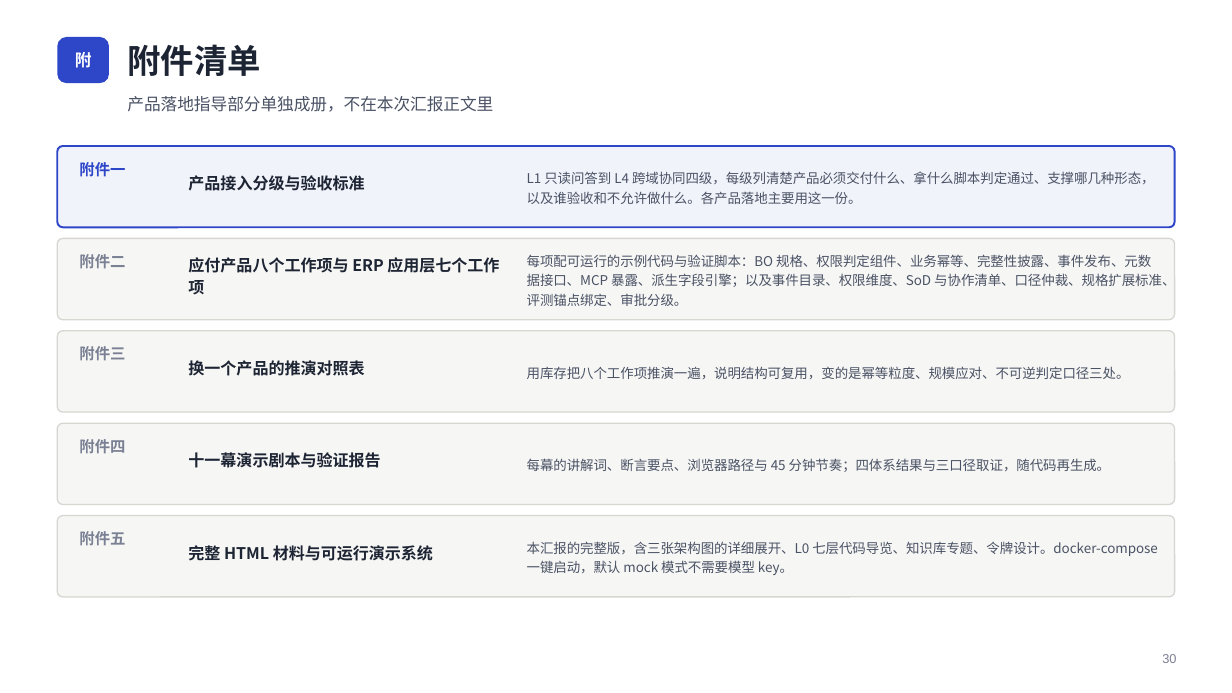
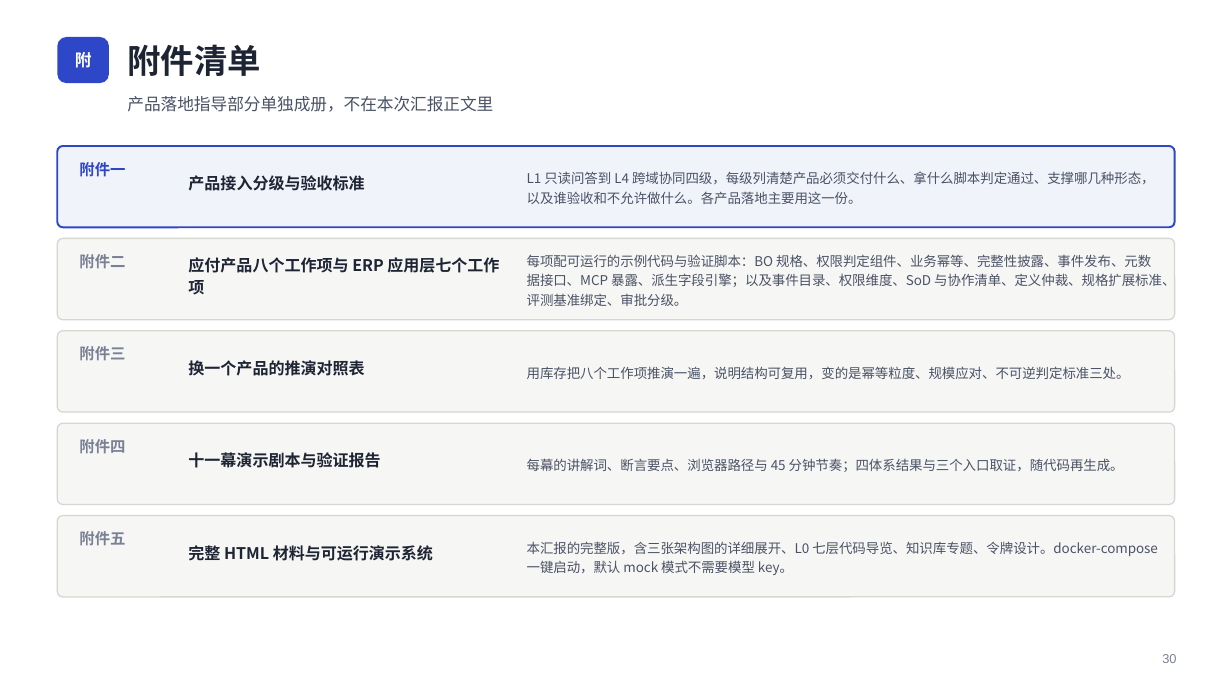
Before and after one commit to xiaohanarch/ERP-AI, a slide deck: slide 31 of docs/ERP-AI-L1参考架构-汇报版.pptx. Drawn at 1232x693 pixels with LibreOffice and Linux fonts; fonts in the diff are those of the drawing. Boxes give left, top, right and bottom in pixels: in the first picture for what was removed or moved away, otherwise in the second. Text is boxed around its words. In the diff, an @@ line names an element or a change of style, - is before the commit and + after.

Commit message:
docs: intro_v2 与汇报 PPT 黑话清理 —— 张力/口径/平价/对冲等 10 类术语换大白话
读者反馈「张力、口径这类词看不懂」，全文（HTML + PPT 31 页 + 两处源码注释
引用）统一替换为直白说法：

- 张力/张力点 → 冲突点（标题改「四个互相打架、需要表态的冲突点」）
- 口径 → 按语义拆分：权限标准 / 定义 / 定义层 / 与页面一致 /
  三个入口对照（三口径）/ 自动对账（口径互证）/ 含义（字段口径）等
- 平价 → 一致（权限平价测试 → 权限一致性测试；Java 注释同步改写）
- 对冲 → 保险（预埋对冲 → 预埋保险；替换的对冲 → 给终局替换留的保险）
- 锚点 → 基准（评测锚点 → 评测基准；版本锚点 → 版本标识；
  锚定 → 断言/锁定/引用 按语境）
- 收口 → 统一由网关接管；标的 → 示例；扇出 → 对外分发

统计：HTML 127 处（含跨标签隔断检查清零）、PPT 40 个文本 run
（XML 良构 + zip 完整性校验通过）；同步两处被文档引用的源码注释
（PermissionService.java 平价措辞、questions-capability.yaml 锚点用例）
保持文档引用与代码一致（均为注释行，无行为变更）

```diff
--- a/docs/ERP-AI-L1参考架构-汇报版.pptx
+++ b/docs/ERP-AI-L1参考架构-汇报版.pptx
@@ text at (527, 254, 1175, 306): text changed @@
-每项配可运行的示例代码与验证脚本：BO 规格、权限判定组件、业务幂等、完整性披露、事件发布、元数据接口、MCP 暴露、派生字段引擎；以及事件目录、权限维度、SoD 与协作清单、口径仲裁、规格扩展标准、评测锚点绑定、审批分级。
+每项配可运行的示例代码与验证脚本：BO 规格、权限判定组件、业务幂等、完整性披露、事件发布、元数据接口、MCP 暴露、派生字段引擎；以及事件目录、权限维度、SoD 与协作清单、定义仲裁、规格扩展标准、评测基准绑定、审批分级。
@@ text at (527, 366, 1130, 379): text changed @@
-用库存把八个工作项推演一遍，说明结构可复用，变的是幂等粒度、规模应对、不可逆判定口径三处。
+用库存把八个工作项推演一遍，说明结构可复用，变的是幂等粒度、规模应对、不可逆判定标准三处。
@@ text at (527, 458, 1124, 472): text changed @@
-每幕的讲解词、断言要点、浏览器路径与 45 分钟节奏；四体系结果与三口径取证，随代码再生成。
+每幕的讲解词、断言要点、浏览器路径与 45 分钟节奏；四体系结果与三个入口取证，随代码再生成。
```
Also in this commit, not shown: 21 other slides changed, 3 other files.
